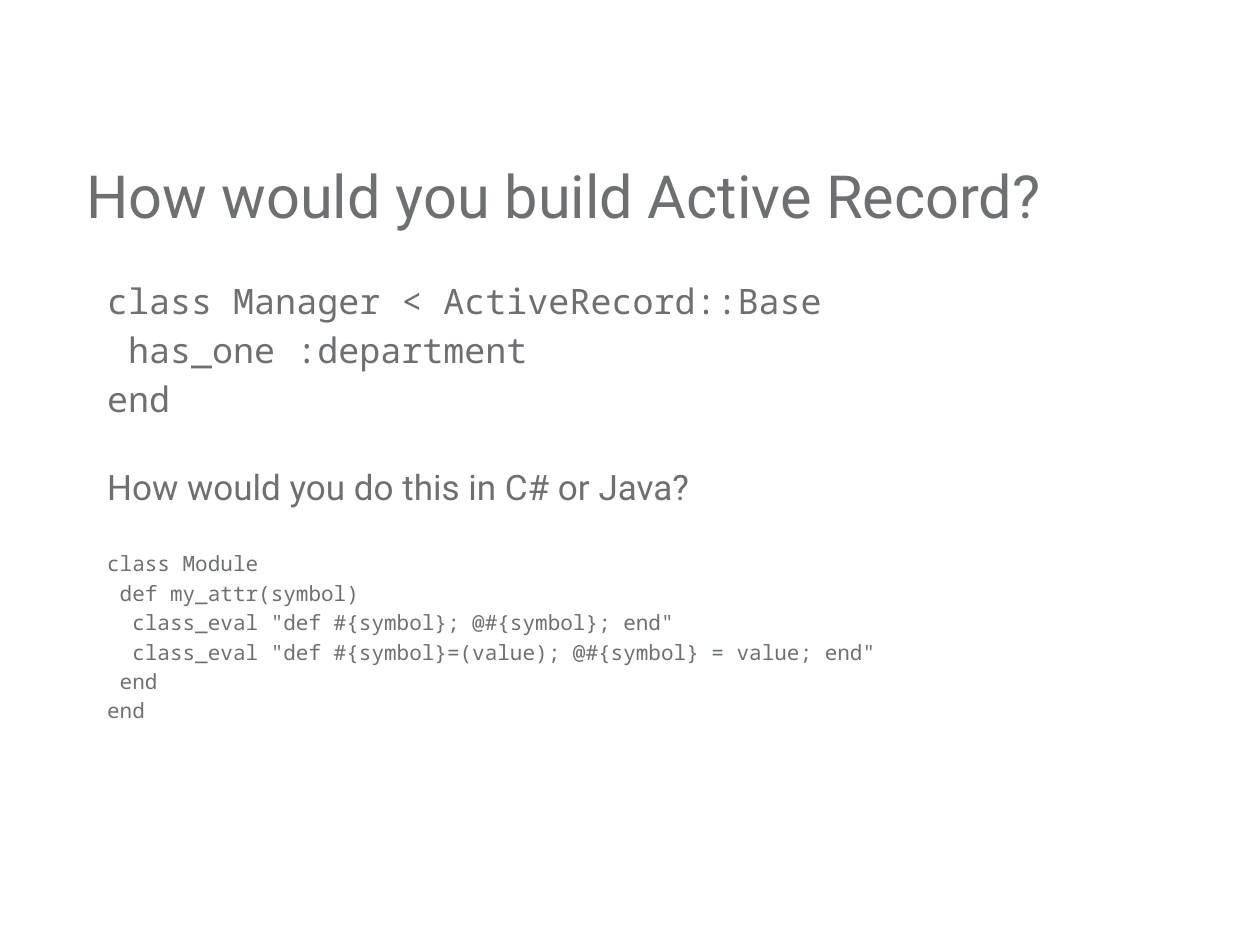
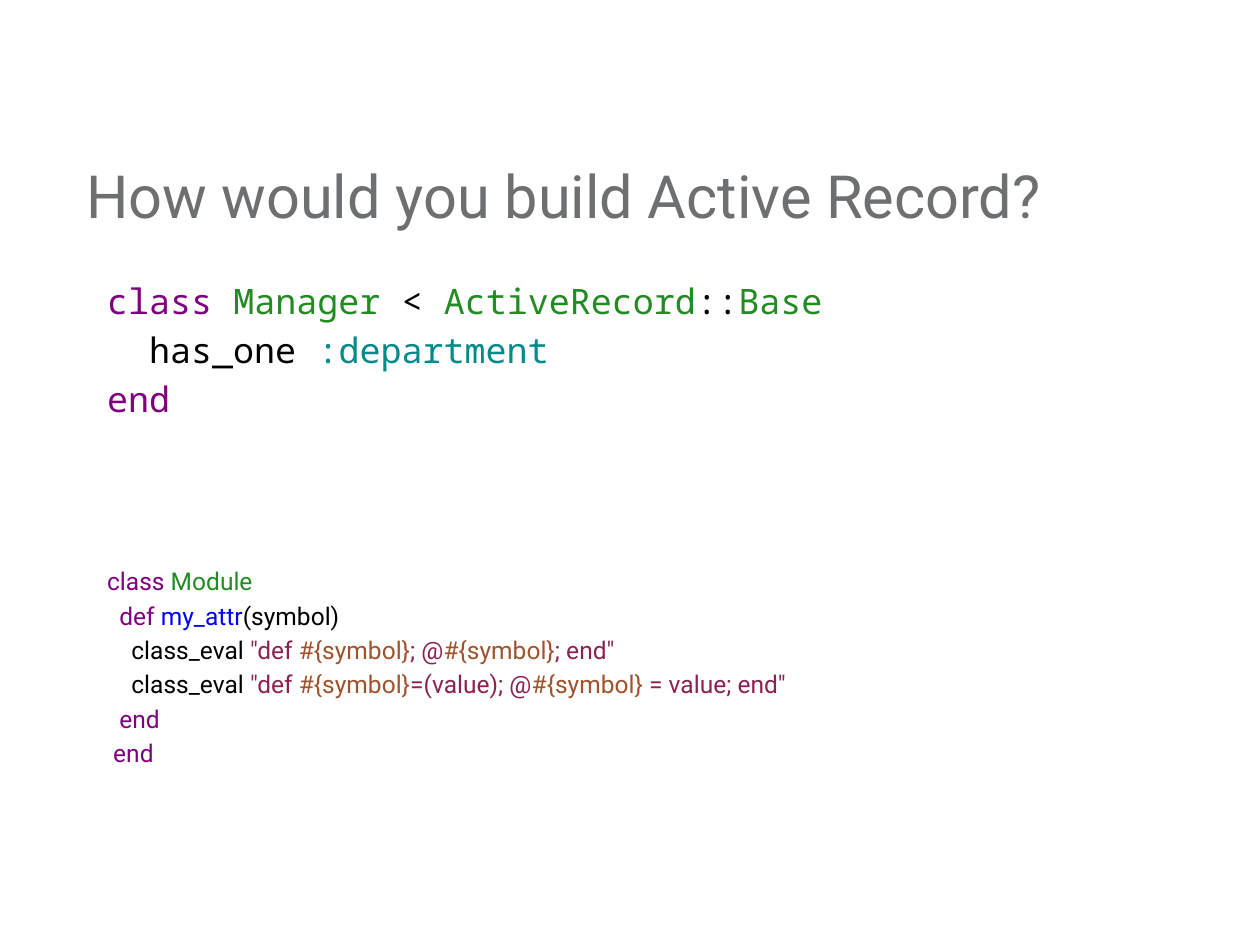
Before and after one commit to mjul/top-10-clojure-ndc-2011, a slide deck: slide 35 of Top Things to Learn From Clojure.pptx. Drawn at 1260x945 pixels with LibreOffice and Linux fonts; fonts in the diff are those of the drawing; background and template pictures are left out. Boxes give left, top, right and bottom in pixels: in the first picture for what was removed or moved away, otherwise in the second. Text is boxed around its words. In the diff, an @@ line names an element or a change of style, - is before the commit and + after.

```diff
--- a/Top Things to Learn From Clojure.pptx
+++ b/Top Things to Learn From Clojure.pptx
@@ text "class Manager < ActiveRecord::Base" at bbox=[107, 287, 823, 763]: text colour #6D6F71 to #7F007F in "class", "end", "class", "def" and 2 more places; text colour #6D6F71 to #228B22 in "Manager ActiveRecord::Base", "Module"; text colour #6D6F71 to #000000 in "< ActiveRecord::Base", "has_one", "my_attr(symbol)", "class_eval" and 1 more places; text colour #6D6F71 to #008B8B in ":department"; size 12 to 14 pt, font Noto Sans Mono to Roboto in "class Module", "def my_attr(symbol)", "class_eval "def #{symbol}; @#{symbol}; end"", "class_eval "def #{symbol}=(value); @#{symbol} = value; end"" and 2 more places; text colour #6D6F71 to #0000FF in "my_attr(symbol)"; text colour #6D6F71 to #8B2252 in ""def #{symbol}; @#{symbol}; end"", ""def #{symbol}=(value); @#{symbol} = value; end""; text colour #6D6F71 to #A0522D in "#{symbol}; @#{symbol};", "#{symbol}=(value); @#{symbol}" @@
@@ text at bbox=[107, 474, 689, 508]: paragraph removed @@
-How would you do this in C# or Java?
```
Also in this commit, not shown: 7 other slides changed, 1 slide added, 1 slide removed.
